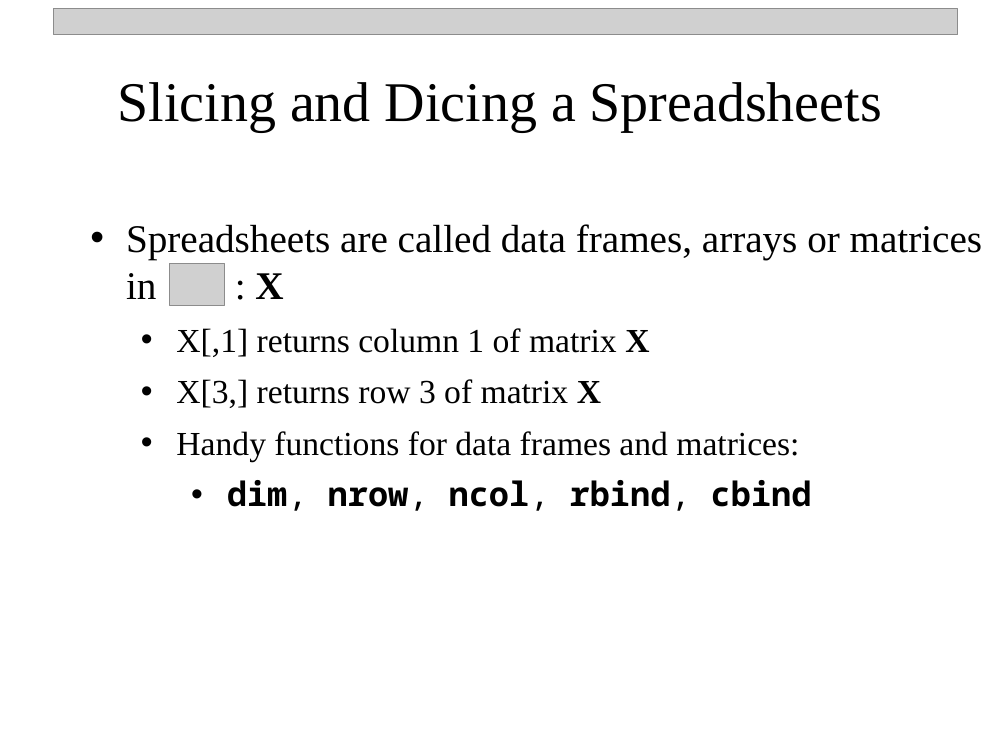
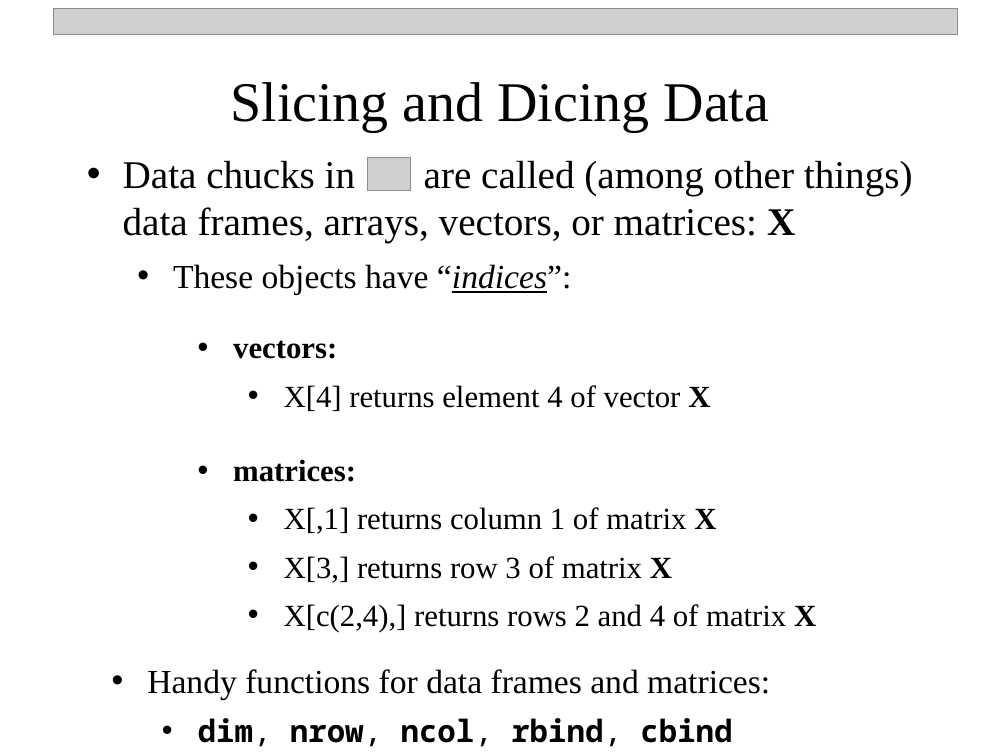
Before and after one commit to npetraco/Rworkshop, a slide deck: slide 11 of notes/two_day/day_1.pptx (slide 13 before the commit). Drawn at 1008x756 pixels with LibreOffice and Linux fonts; fonts in the diff are those of the drawing; grey boxes stand for pictures. Boxes give left, top, right and bottom in pixels: in the first picture for what was removed or moved away, otherwise in the second. Text is boxed around its words. In the diff, an @@ line names an element or a change of style, - is before the commit and + after.

```diff
--- a/notes/two_day/day_1.pptx
+++ b/notes/two_day/day_1.pptx
@@ text at (230, 82, 769, 131): text changed @@
-Slicing and Dicing a Spreadsheets
+Slicing and Dicing Data
@@ text at (123, 160, 913, 294): text changed; size 24 to 28 pt @@
-  • Spreadsheets are called data frames, arrays or matrices in : X
-    • X[,1] returns column 1 of matrix X
-    • X[3,] returns row 3 of matrix X
-    • Handy functions for data frames and matrices:
-      • dim, nrow, ncol, rbind, cbind
+  • Data chucks in are called (among other things) data frames, arrays, vectors, or matrices: X
+    • These objects have “indices”:
@@ picture: place and size @@
-picture at (169, 263, 224, 304)
+picture at (368, 157, 411, 191)
@@ text added at (233, 340, 710, 411), 22 pt, text #000000 @@
+  • vectors:
+    • X[4] returns element 4 of vector X
@@ text added at (233, 459, 816, 632), 22 pt, text #000000 @@
+  • matrices:
+    • X[,1] returns column 1 of matrix X
+    • X[3,] returns row 3 of matrix X
+    • X[c(2,4),] returns rows 2 and 4 of matrix X
@@ text added at (147, 669, 770, 747), 24 pt, text #000000 @@
+• Handy functions for data frames and matrices:
+  • dim, nrow, ncol, rbind, cbind
```
Also in this commit, not shown: 6 other slides changed, 3 slides added, 4 other files.
